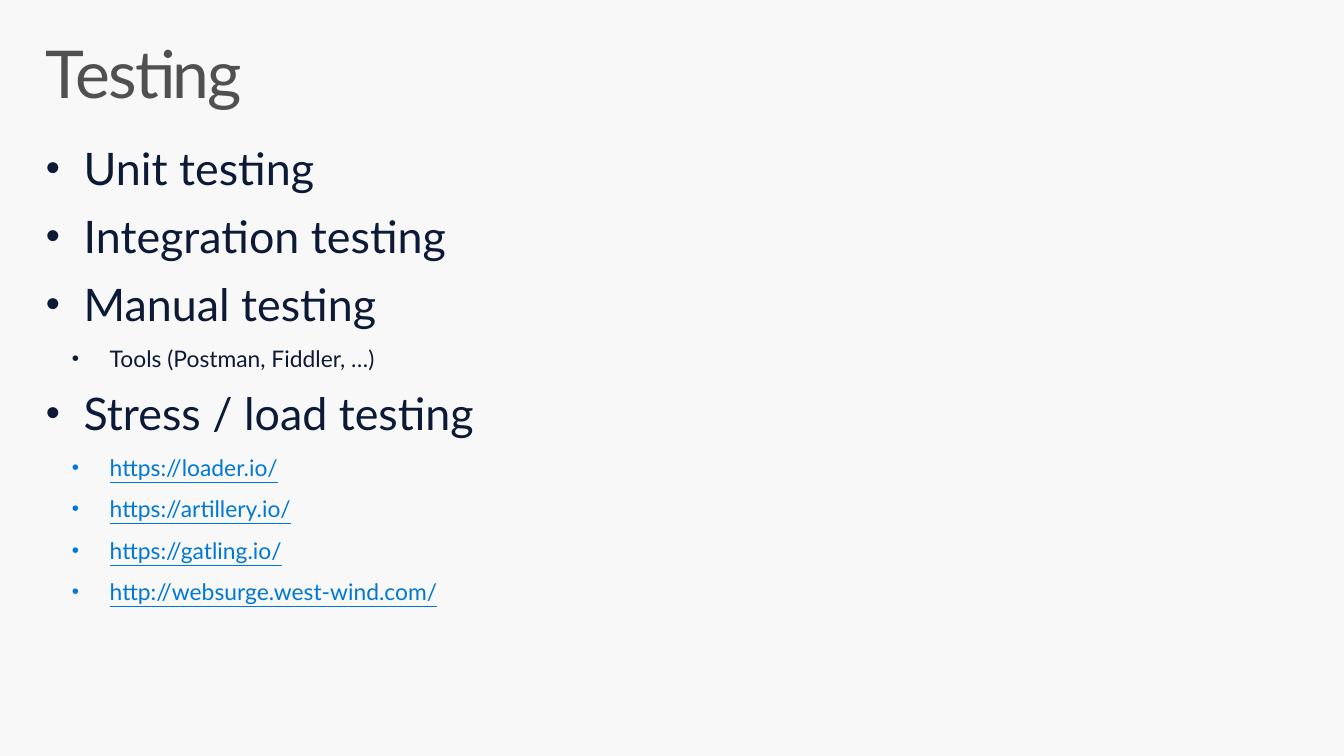
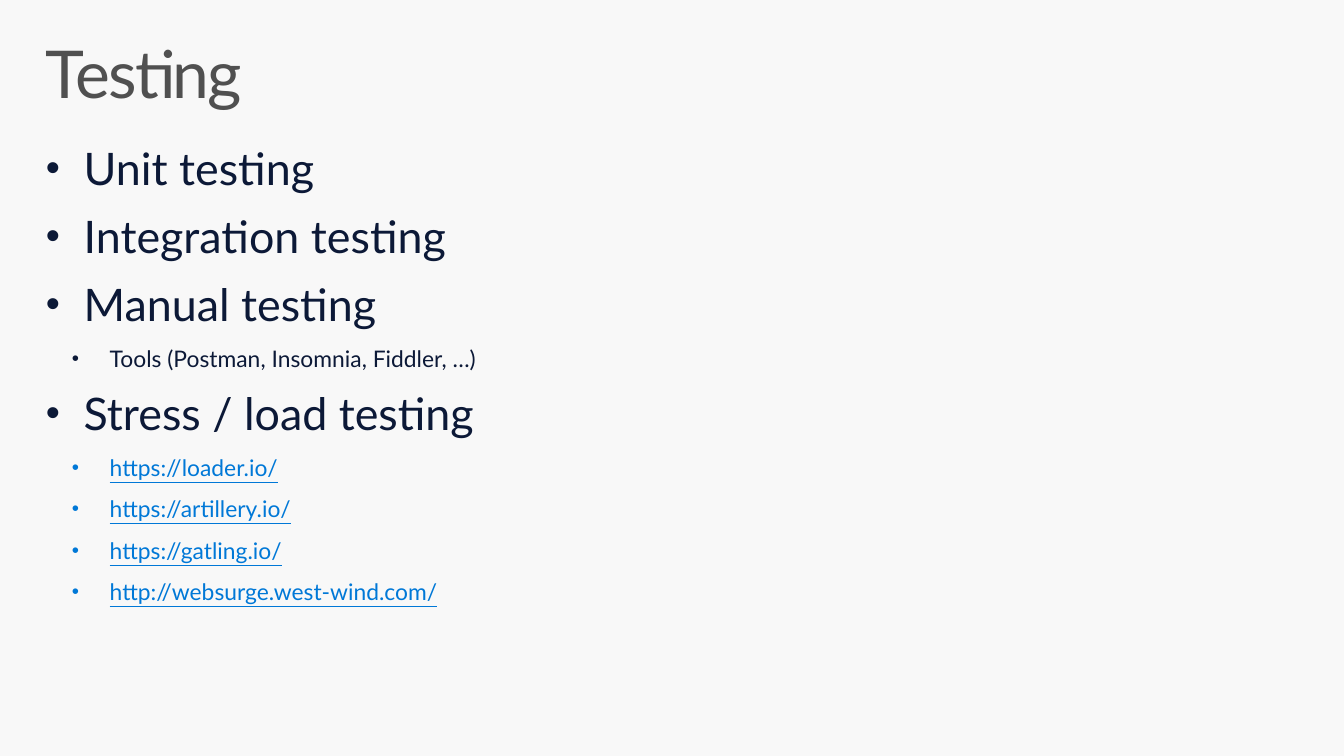
Before and after one commit to jlamch/.net-core, a slide deck: slide 22 of 2.rest-api-introduction.pptx (slide 10 before the commit). Drawn at 1344x756 pixels with LibreOffice and Linux fonts; fonts in the diff are those of the drawing. Boxes give left, top, right and bottom in pixels: in the first picture for what was removed or moved away, otherwise in the second. Text is boxed around its words. In the diff, an @@ line names an element or a change of style, - is before the commit and + after.

```diff
--- a/2.rest-api-introduction.pptx
+++ b/2.rest-api-introduction.pptx
@@ text at (110, 349, 447, 370): text changed @@
-  • Tools (Postman, Fiddler, …)
+  • Tools (Postman, Insomnia, Fiddler, …)
```
Also in this commit, not shown: 5 other slides changed, 3 slides added, 1 other file.
